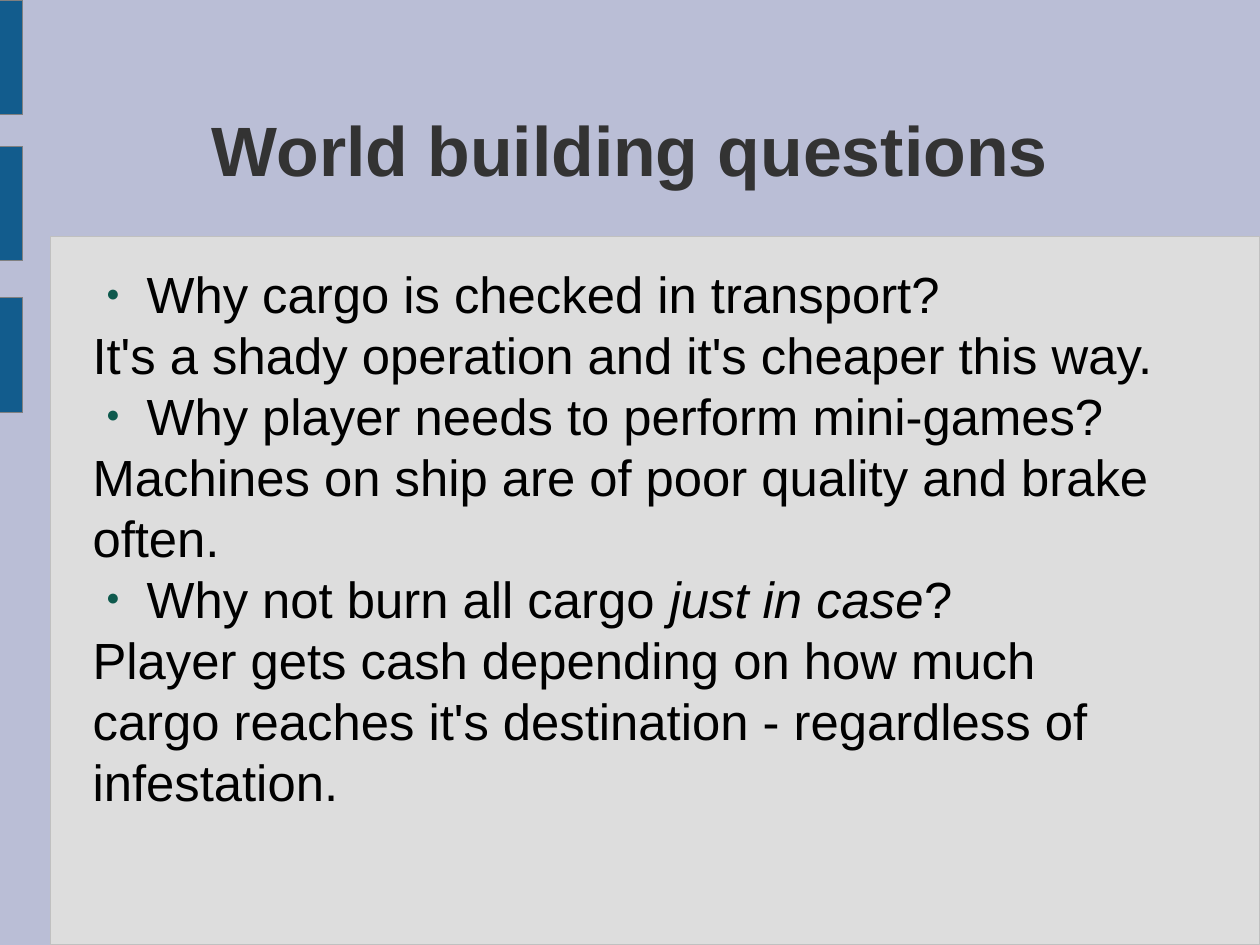
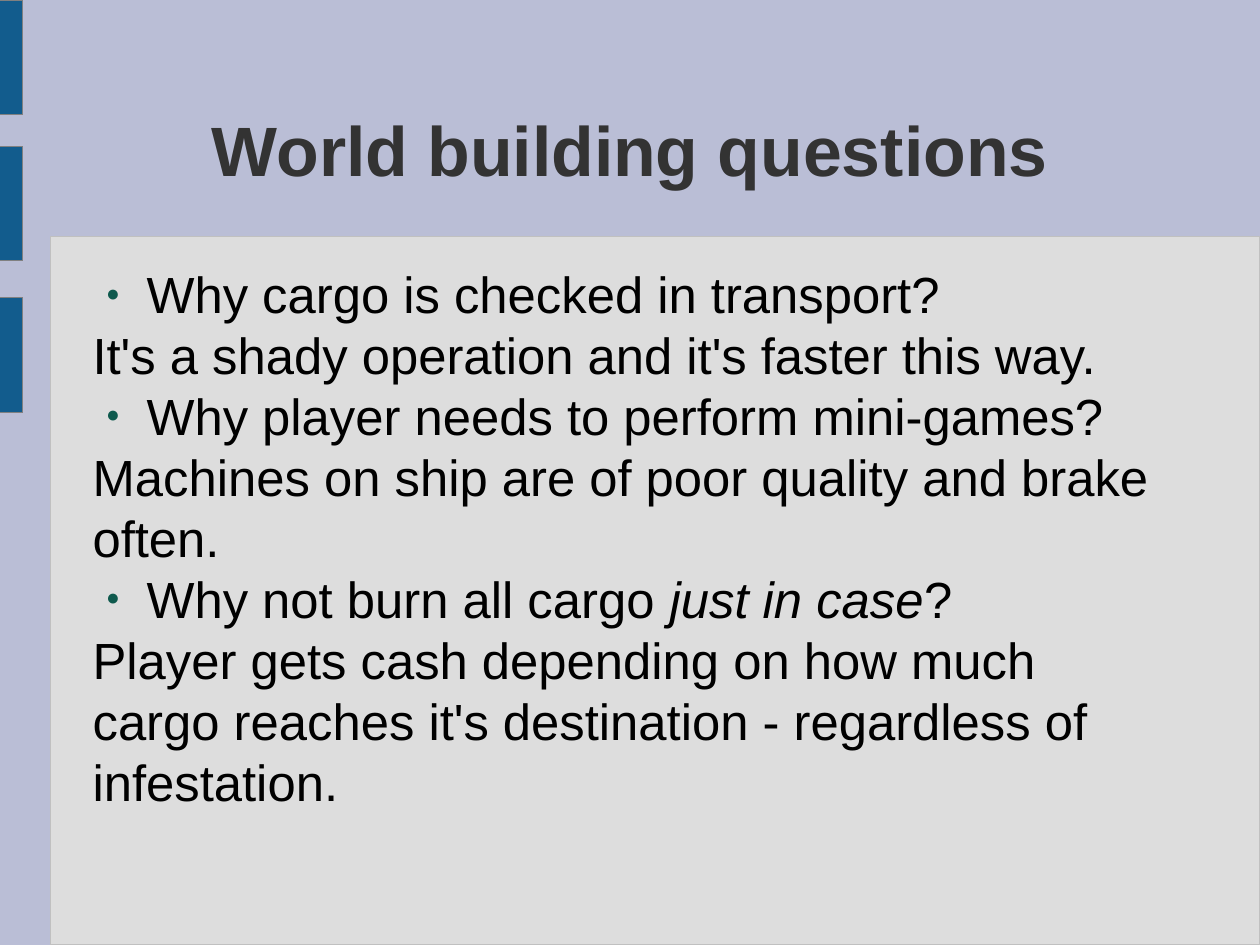
Before and after one commit to ktosox/GWJ67, a slide deck: slide 7 of da_plan.odp (slide 5 before the commit). Drawn at 1260x945 pixels with LibreOffice and Linux fonts; fonts in the diff are those of the drawing. Boxes give left, top, right and bottom in pixels: in the first picture for what was removed or moved away, otherwise in the second. Text is boxed around its words. In the diff, an @@ line names an element or a change of style, - is before the commit and + after.

```diff
--- a/da_plan.odp
+++ b/da_plan.odp
@@ text at [93, 337, 1096, 384]: text changed @@
-It's a shady operation and it's cheaper this way.
+It's a shady operation and it's faster this way.
```
Also in this commit, not shown: 1 other slide changed, 3 slides added, 15 other files.
